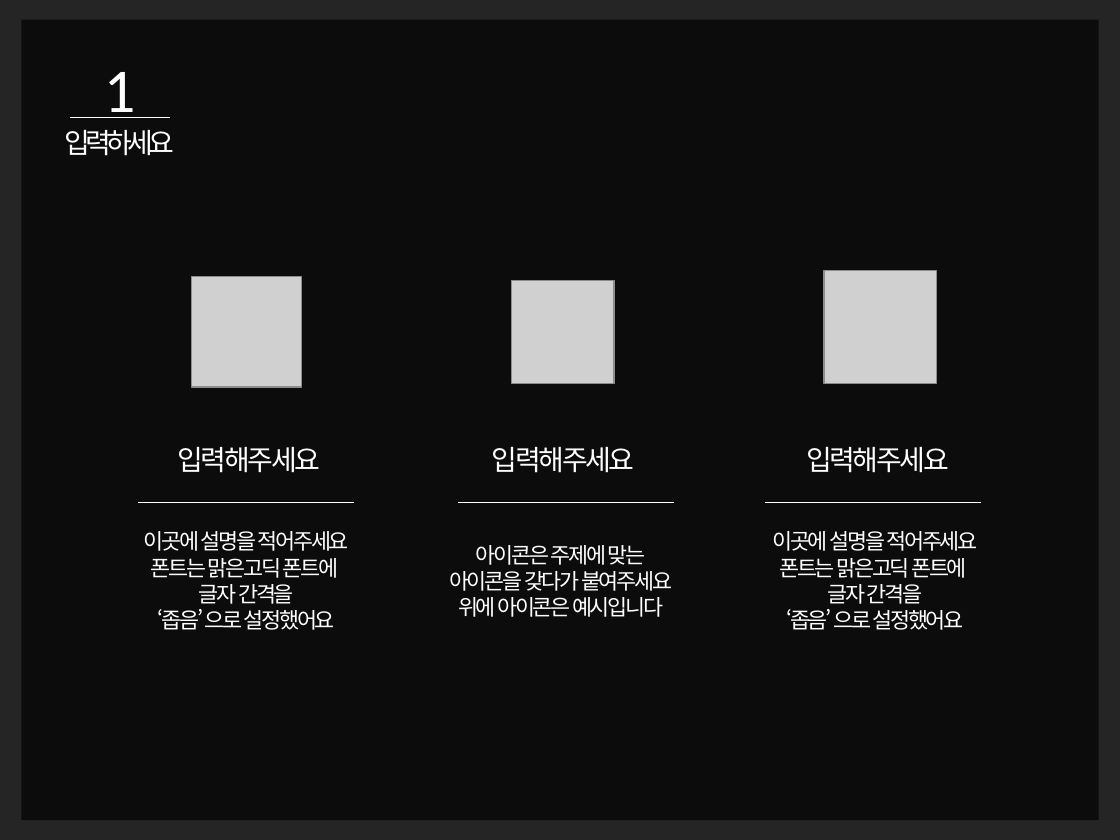
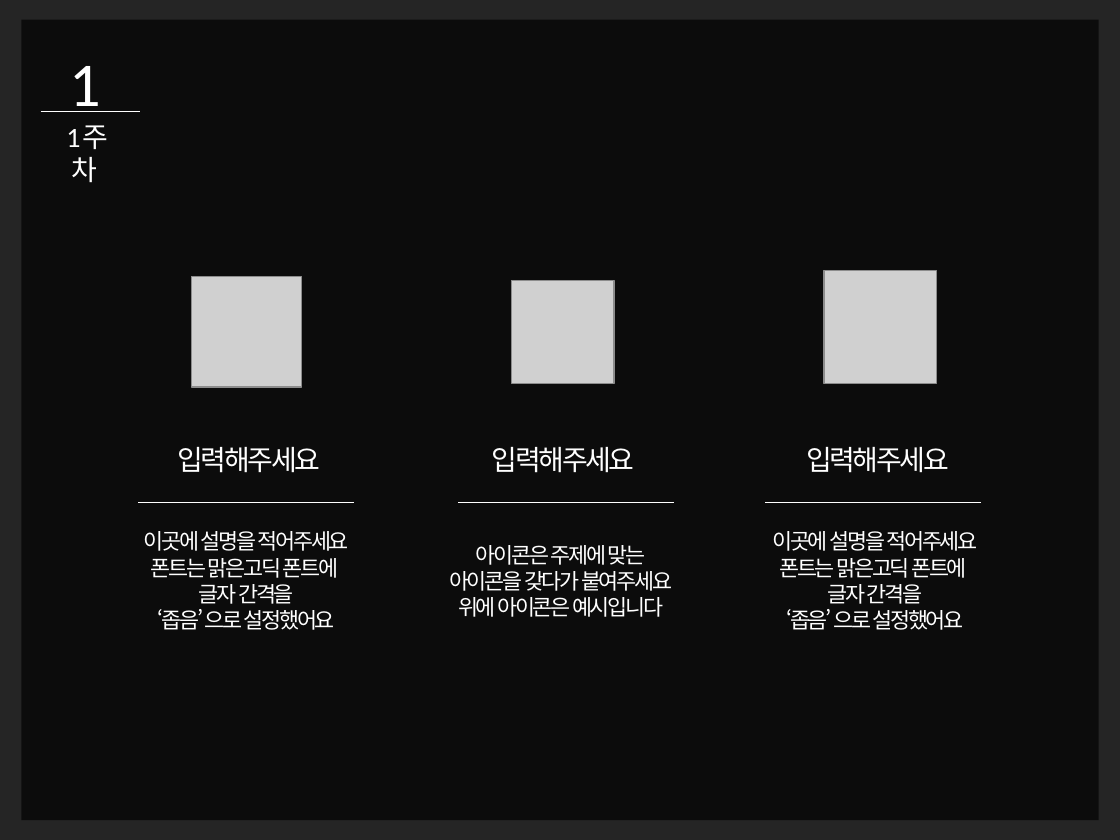
Before and after one commit to EyeComputing/Eye_Computing, a slide deck: slide 3 of 합숙_결과_(3주차)_발표.pptx. Drawn at 1120x840 pixels with LibreOffice and Linux fonts; fonts in the diff are those of the drawing; grey boxes stand for pictures; background and template pictures are left out; a plain dark background stands for a picture behind light text. Boxes give left, top, right and bottom in pixels: in the first picture for what was removed or moved away, otherwise in the second. Text is boxed around its words. In the diff, an @@ line names an element or a change of style, - is before the commit and + after.

```diff
--- a/합숙_결과_(3주차)_발표.pptx
+++ b/합숙_결과_(3주차)_발표.pptx
@@ text removed at (65,72,175,156) @@
-1
-입력하세요
@@ text added at (66,66,108,183), 18 pt, text #FFFFFF @@
+1
+1 주 차
@@ line moved from (69, 116) - (169, 116) to (40, 111) - (140, 111) @@
```
Also in this commit, not shown: 1 other slide changed, 2 slides added, 2 slides removed.
